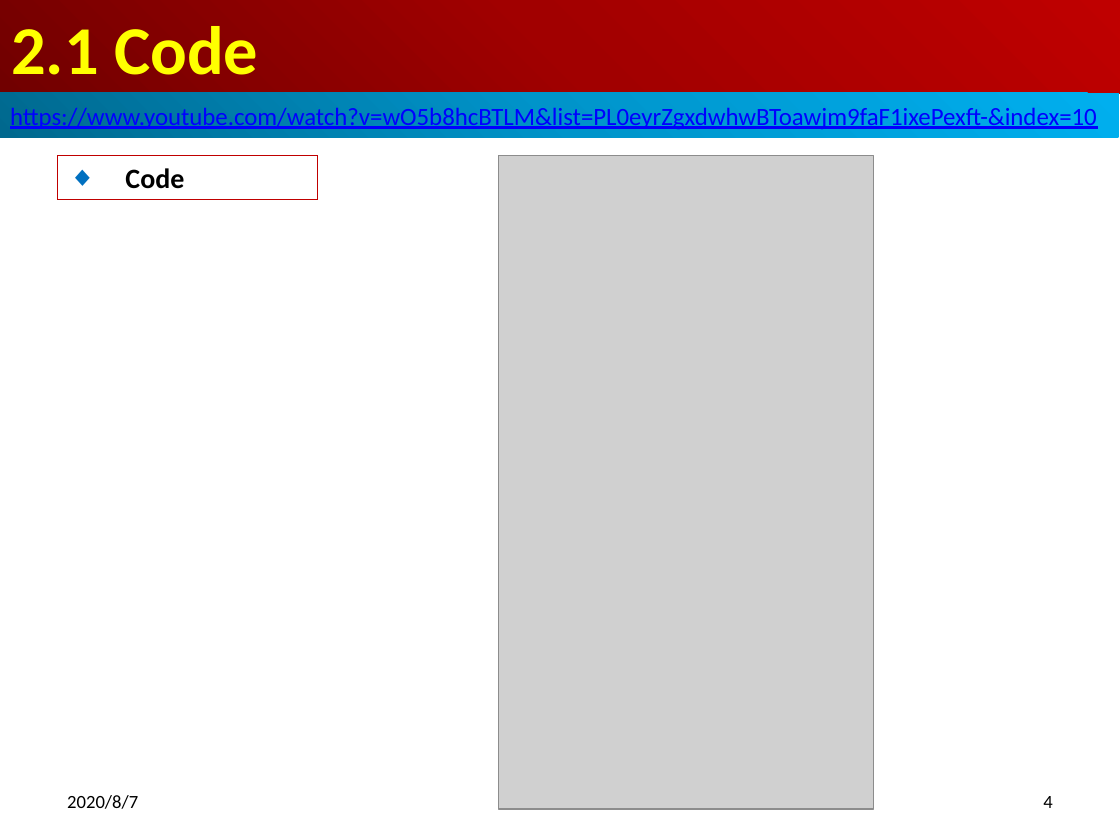
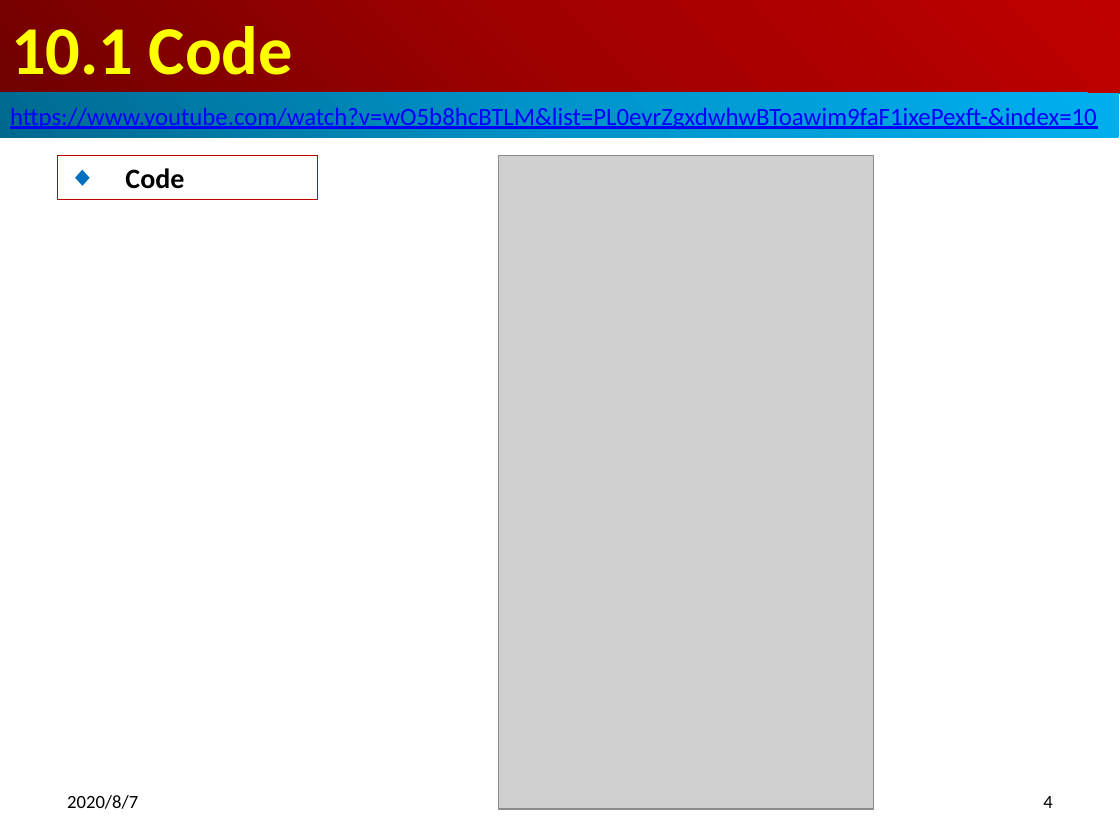
Before and after one commit to peterhchen/900_PHP_Proj, a slide deck: slide 4 of 10_Comparison.pptx. Drawn at 1120x840 pixels with LibreOffice and Linux fonts; fonts in the diff are those of the drawing; grey boxes stand for pictures. Boxes give left, top, right and bottom in pixels: in the first picture for what was removed or moved away, otherwise in the second. Text is boxed around its words. In the diff, an @@ line names an element or a change of style, - is before the commit and + after.

```diff
--- a/10_Comparison.pptx
+++ b/10_Comparison.pptx
@@ title at [11, 26, 293, 75]: text changed @@
-2.1 Code
+10.1 Code
```
Also in this commit, not shown: 3 other slides changed, 10 other files.
